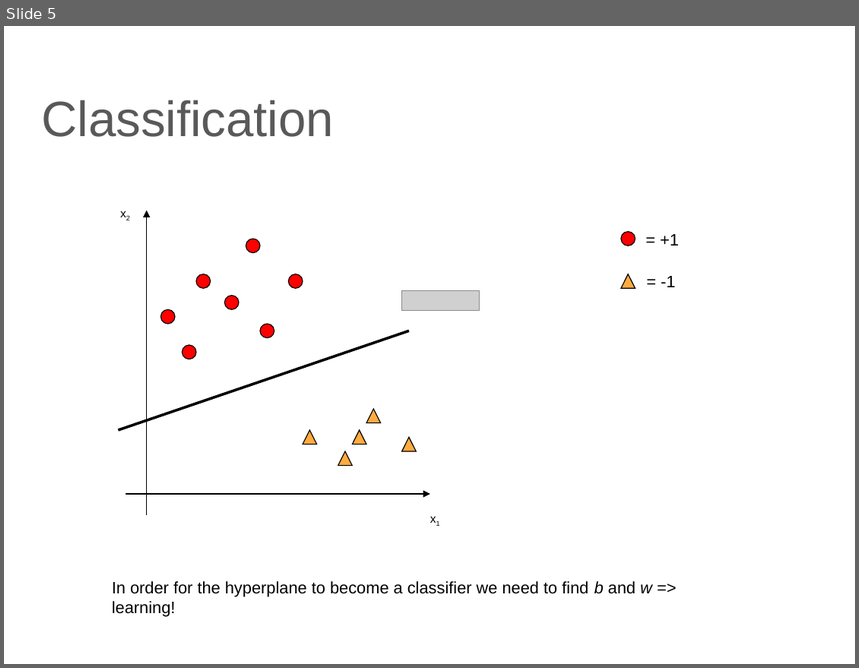
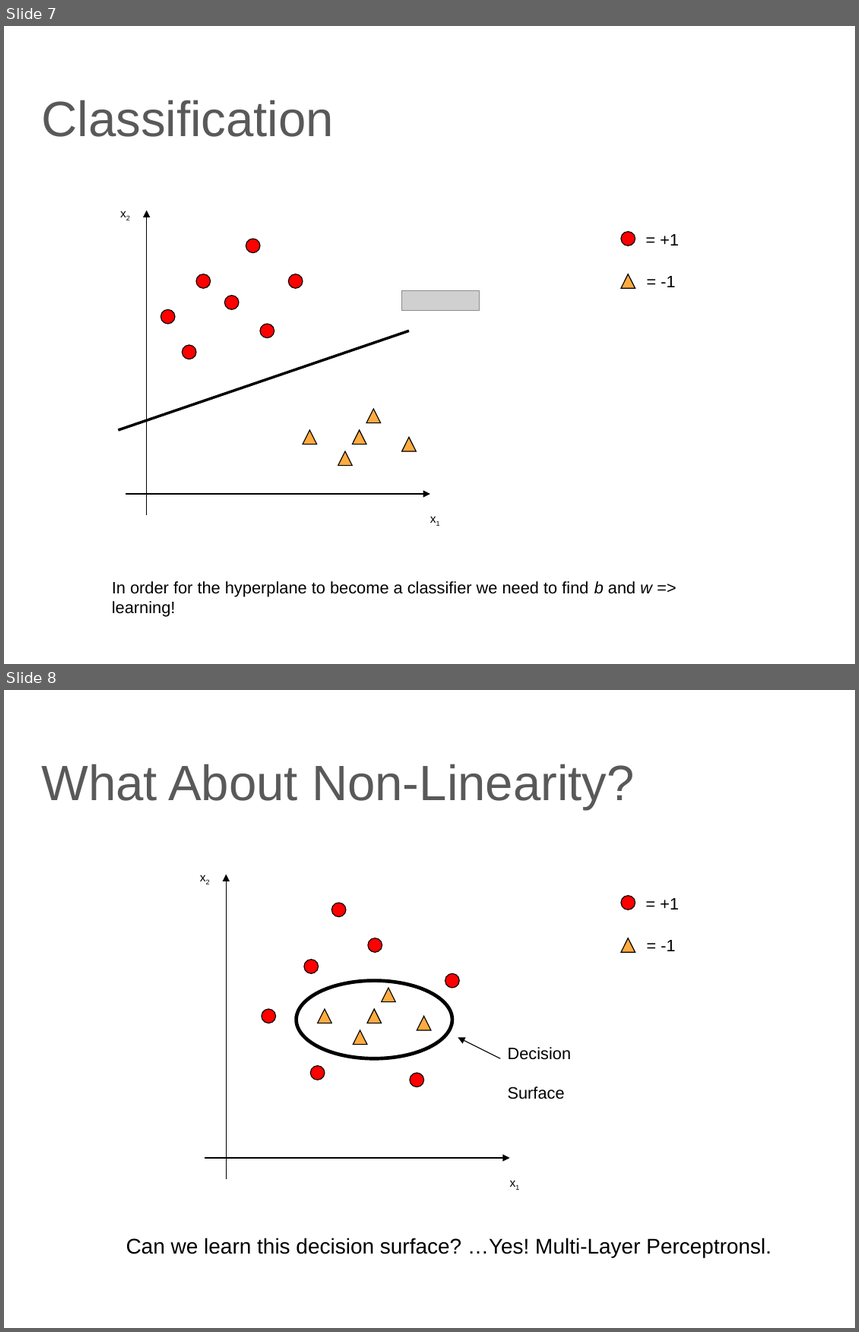
Before and after one commit to lutzhamel/CSC310, a slide deck: 14-ANN.pptx. Shown one above the other, each under a label of ours: slide 5 before the commit, slides 7 and 8 after it. The pictures are 859x668 and 859x1332 pixels, drawn with LibreOffice and Linux fonts; fonts in the diff are those of the drawing; grey boxes stand for pictures. Boxes give left, top, right and bottom in pixels: in the first picture for what was removed or moved away, otherwise in the second. Text is boxed around its words. In the diff, an @@ line names an element or a change of style, - is before the commit and + after.

```diff
--- a/14-ANN.pptx
+++ b/14-ANN.pptx
@@ slide 8 added at <box>4,690,855,1328</box>, background #FFFFFF @@
@@ title added at <box>41,764,635,809</box>, 42 pt, text #595959 @@
+What About Non-Linearity?
@@ text added at <box>191,866,218,889</box>, 10 pt, text #000000 @@
+x2
@@ arrow added from (226, 1179) to (226, 875), #000000 0.75 pt @@
@@ ellipse added at <box>332,903,346,917</box>, fill #FF0000, outline #000000 0.75 pt @@
@@ ellipse added at <box>621,896,636,910</box>, fill #FF0000, outline #000000 0.75 pt @@
@@ text added at <box>660,898,679,910</box>, 14 pt, text #000000 @@
+= +1
@@ ellipse added at <box>368,939,382,953</box>, fill #FF0000, outline #000000 0.75 pt @@
@@ triangle added at <box>621,939,636,953</box>, fill #FFAB40, outline #000000 0.75 pt @@
@@ text added at <box>661,940,675,951</box>, 14 pt, text #000000 @@
+= -1
@@ ellipse added at <box>304,960,319,974</box>, fill #FF0000, outline #000000 0.75 pt @@
@@ ellipse added at <box>296,981,452,1059</box>, outline #000000 3 pt @@
@@ ellipse added at <box>445,973,459,988</box>, fill #FF0000, outline #000000 0.75 pt @@
@@ triangle added at <box>381,988,395,1002</box>, fill #FFAB40, outline #000000 0.75 pt @@
@@ ellipse added at <box>262,1009,276,1024</box>, fill #FF0000, outline #000000 0.75 pt @@
@@ triangle added at <box>317,1009,332,1024</box>, fill #FFAB40, outline #000000 0.75 pt @@
@@ triangle added at <box>353,1030,367,1045</box>, fill #FFAB40, outline #000000 0.75 pt @@
@@ triangle added at <box>367,1009,382,1024</box>, fill #FFAB40, outline #000000 0.75 pt @@
@@ triangle added at <box>417,1016,431,1030</box>, fill #FFAB40, outline #000000 0.75 pt @@
@@ arrow added from (500, 1059) to (458, 1037), #000000 0.75 pt @@
@@ text added at <box>508,1047,572,1100</box>, 14 pt, text #000000 @@
+Decision
+Surface
@@ ellipse added at <box>310,1066,325,1081</box>, fill #FF0000, outline #000000 0.75 pt @@
@@ ellipse added at <box>410,1073,424,1087</box>, fill #FF0000, outline #000000 0.75 pt @@
@@ arrow added from (205, 1158) to (509, 1158), #000000 0.75 pt @@
@@ text added at <box>501,1171,528,1194</box>, 10 pt, text #000000 @@
+x1
@@ text added at <box>126,1238,772,1258</box>, 18 pt, text #000000 @@
+Can we learn this decision surface? …Yes! Multi-Layer Perceptronsl.
@@ what was slide 5 is now slide 7 @@
```
Also in this commit, not shown: 16 other slides added, 3 slides removed, 5 other files.
